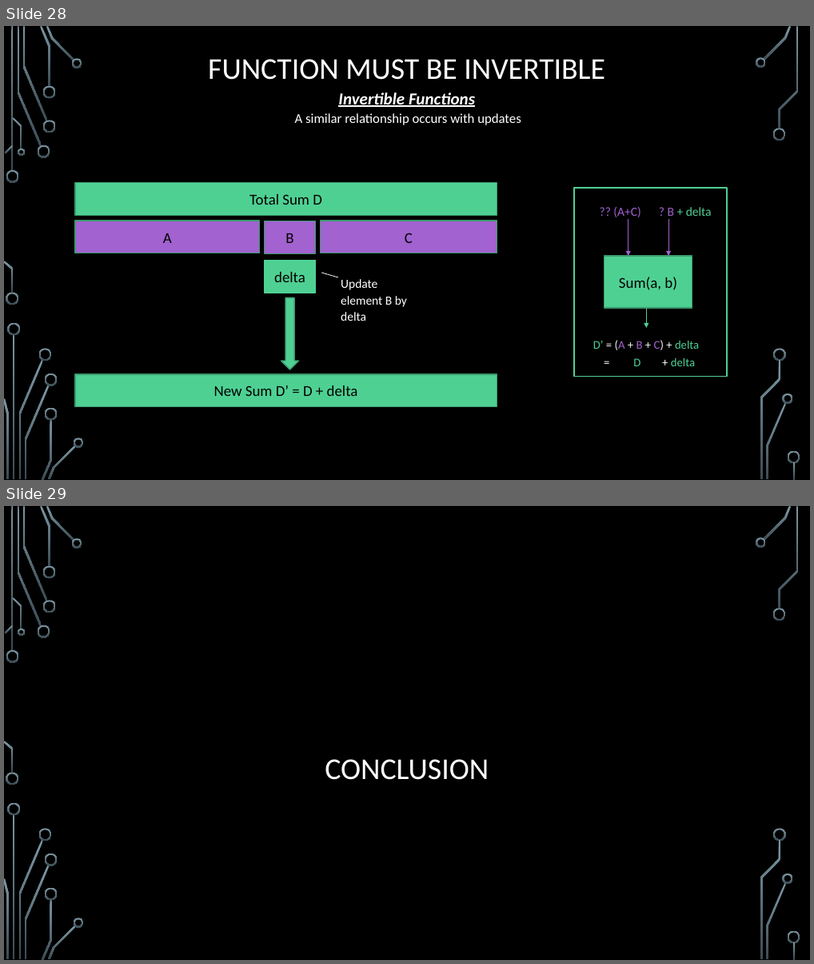
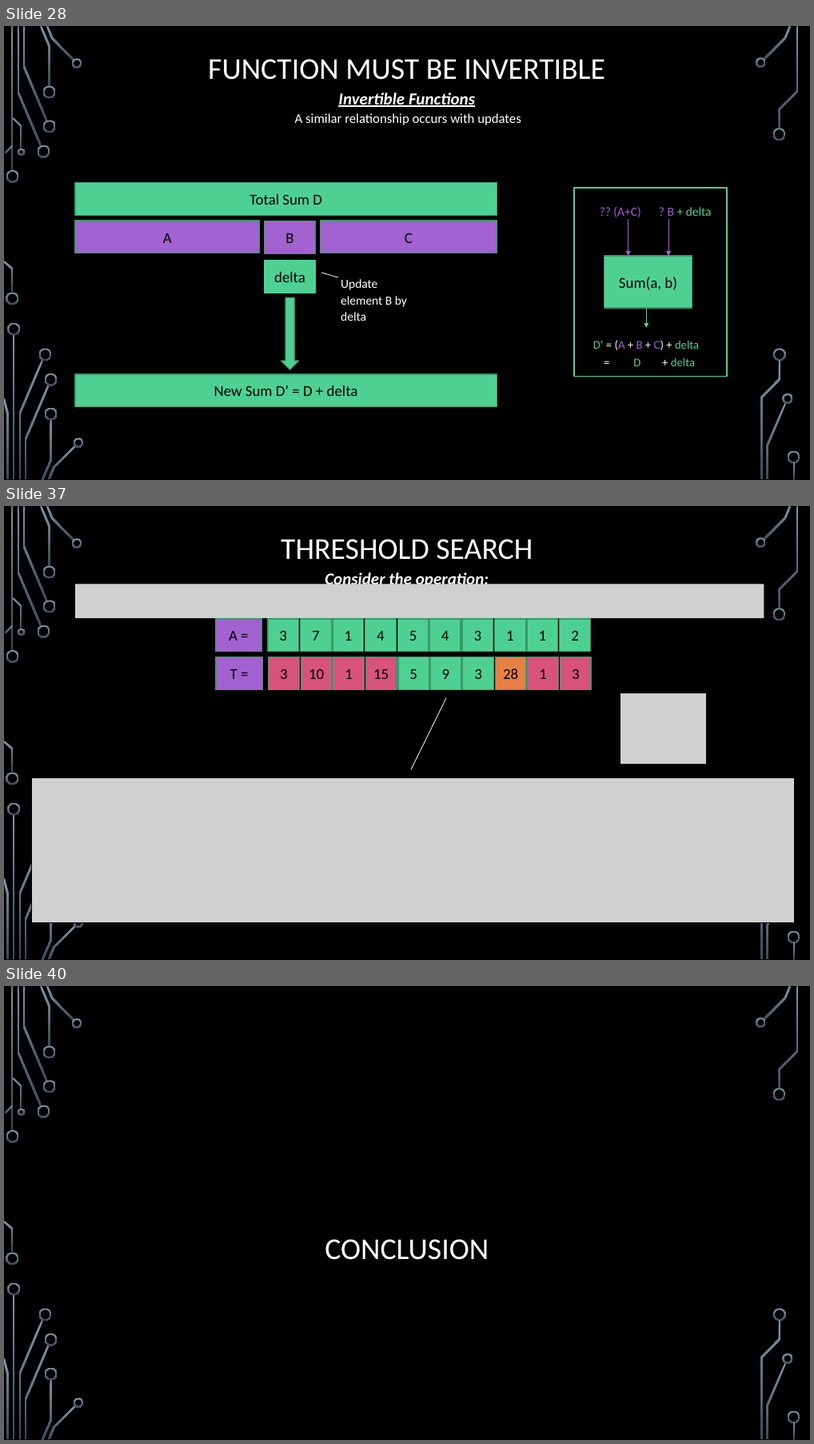
Before and after one commit to janiceeguo/advAlgo, a slide deck: slides/Trees-FenwickTrees.pptx. Shown one above the other, each under a label of ours: slides 28 and 29 before the commit, slides 28, 37 and 40 after it; the slides between them are not shown. The pictures are 814x964 and 814x1444 pixels, drawn with LibreOffice and Linux fonts; fonts in the diff are those of the drawing; grey boxes stand for pictures; background and template pictures are left out. Boxes give left, top, right and bottom in pixels: in the first picture for what was removed or moved away, otherwise in the second. Text is boxed around its words. In the diff, an @@ line names an element or a change of style, - is before the commit and + after.

```diff
--- a/slides/Trees-FenwickTrees.pptx
+++ b/slides/Trees-FenwickTrees.pptx
@@ slide 37 added at box(4, 506, 810, 960), background picture (left out); not listed: 31 template elements that a slide beside it also shows @@
@@ title added at box(281, 539, 533, 560), 36 pt, text #FFFFFF @@
+THRESHOLD SEARCH
@@ text added at box(325, 570, 489, 589), 20 pt, text #FFFFFF, bold, italic, underline @@
+Consider the operation:
@@ picture added at box(75, 584, 765, 619) @@
@@ rectangle added at box(215, 619, 262, 651), fill #A262D0, outline #3A9A6D 1.25 pt, 18 pt, text #000000 @@
+A =
@@ group added at box(268, 619, 591, 651): 10 rectangles @@
+3
+7
+1
+4
+5
+4
+3
+1
+1
+2
@@ rectangle added at box(216, 657, 262, 690), fill #A262D0, outline #3A9A6D 1.25 pt, 18 pt, text #000000 @@
+T =
@@ group added at box(268, 657, 591, 690): 10 rectangles @@
+3
+10
+1
+15
+5
+9
+3
+28
+1
+3
@@ picture added at box(621, 693, 707, 764) @@
@@ line added from (447, 698) to (411, 770), #FFFFFF 0.75 pt @@
@@ picture added at box(32, 778, 795, 923) @@
@@ what was slide 29 is now slide 40 @@
```
Also in this commit, not shown: 10 other slides added.
